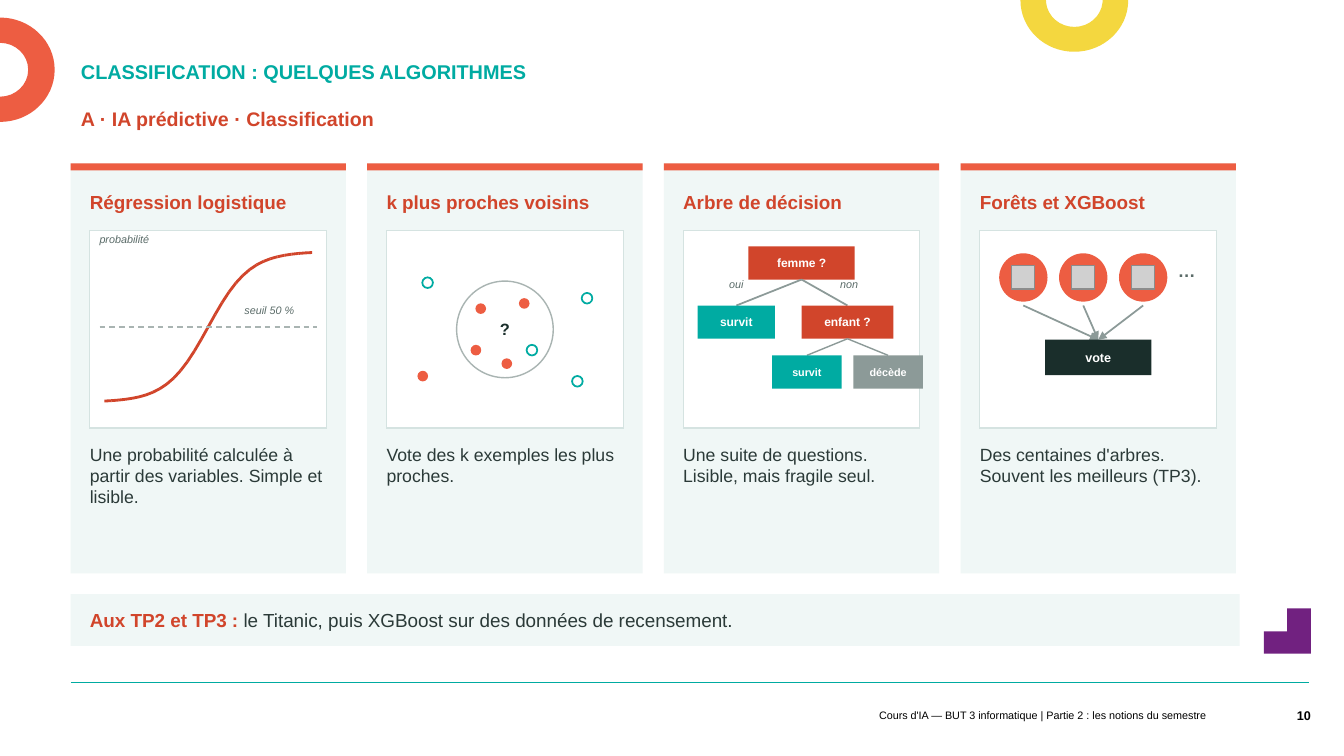
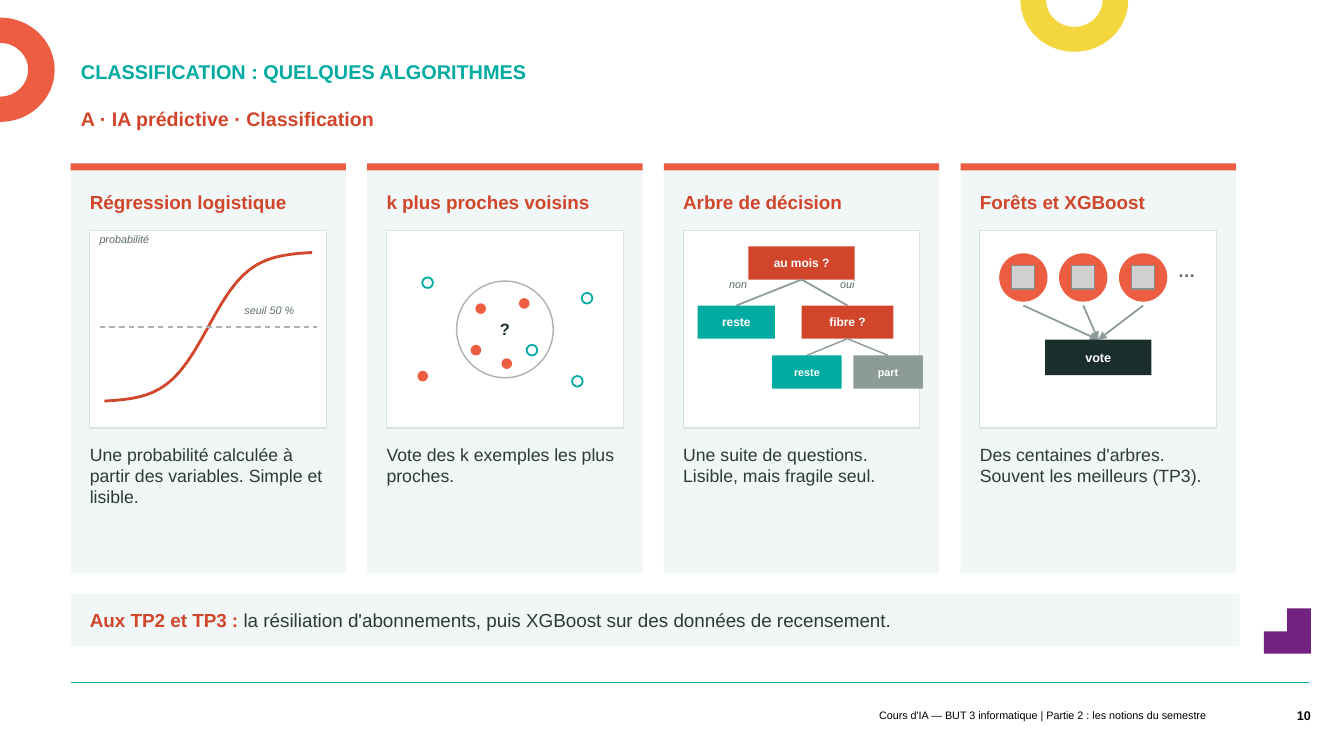
Before and after one commit to davidlaiymani/IA_BUT3, a slide deck: slide 10 of Cours/CM2_Notions_du_semestre.pptx. Drawn at 1344x756 pixels with LibreOffice and Linux fonts; fonts in the diff are those of the drawing; grey boxes stand for pictures; background and template pictures are left out. Boxes give left, top, right and bottom in pixels: in the first picture for what was removed or moved away, otherwise in the second. Text is boxed around its words. In the diff, an @@ line names an element or a change of style, - is before the commit and + after.

```diff
--- a/Cours/CM2_Notions_du_semestre.pptx
+++ b/Cours/CM2_Notions_du_semestre.pptx
@@ text at box(774, 258, 819, 267): text changed @@
-femme ?
+au mois ?
@@ text "non": place and size @@
-text "non" at box(840, 279, 858, 288)
+text "non" at box(729, 282, 747, 288)
@@ text "oui": place and size @@
-text "oui" at box(729, 280, 743, 288)
+text "oui" at box(840, 279, 854, 288)
@@ text at box(722, 318, 751, 326): text changed @@
-survit
+reste
@@ text at box(829, 317, 855, 326): text changed @@
-enfant ?
+fibre ?
@@ text at box(794, 369, 820, 376): text changed @@
-survit
+reste
@@ text at box(878, 369, 898, 378): text changed @@
-décède
+part
@@ text at box(90, 613, 891, 631): text changed @@
-Aux TP2 et TP3 : le Titanic, puis XGBoost sur des données de recensement.
+Aux TP2 et TP3 : la résiliation d'abonnements, puis XGBoost sur des données de recensement.
```
Also in this commit, not shown: 1 other slide changed, 6 other files.
